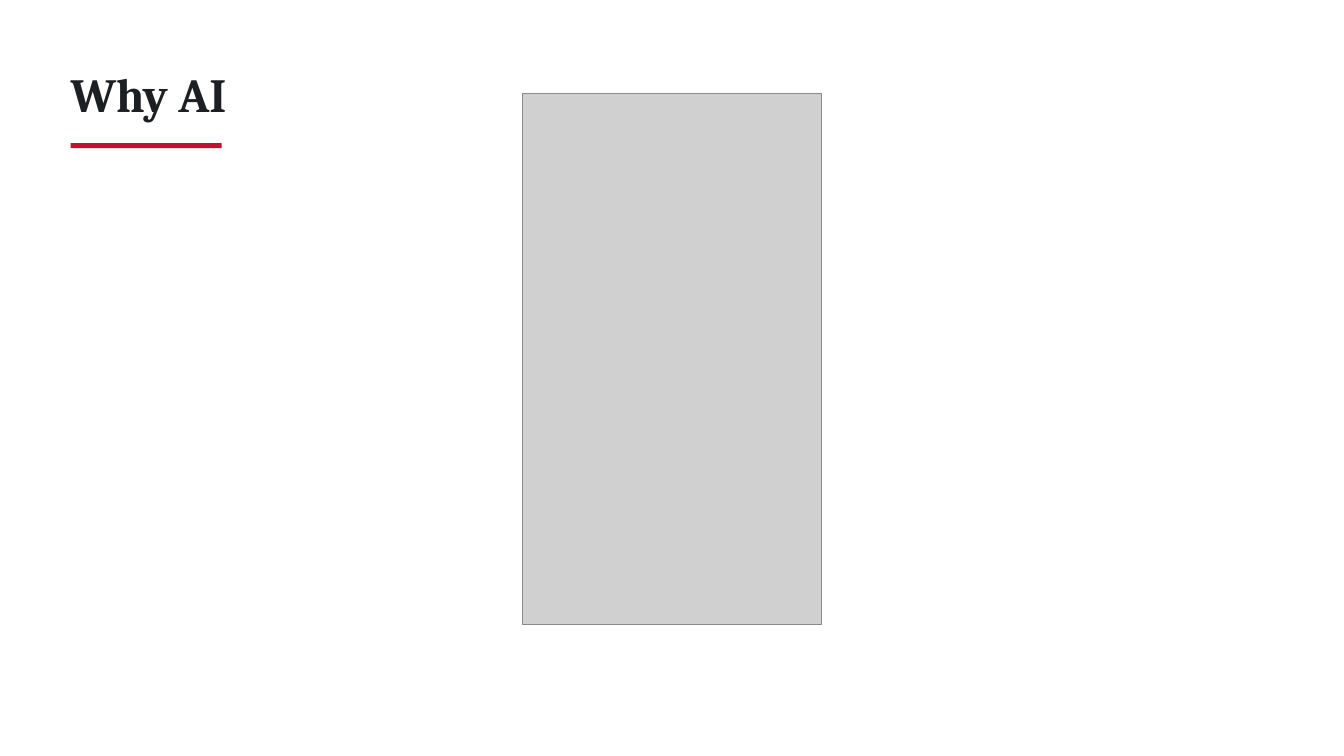
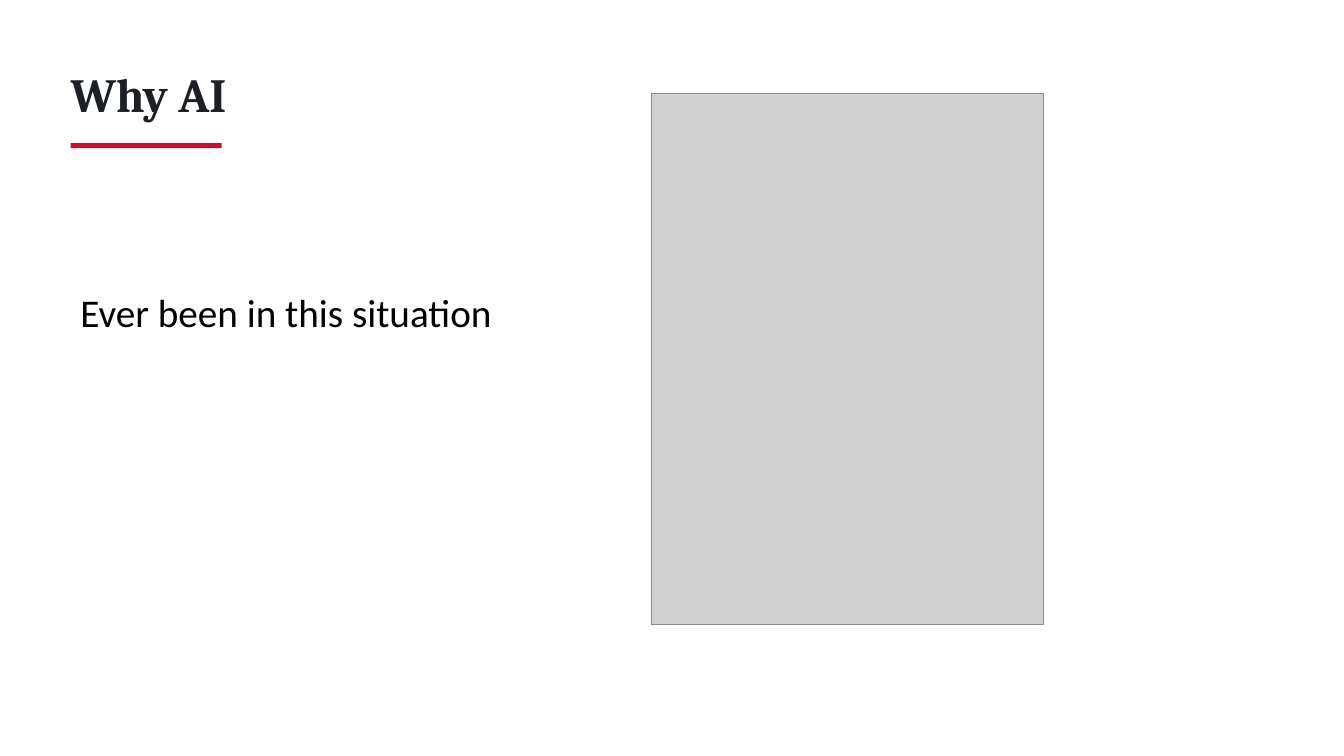
Before and after one commit to dineshkwadhwani/thecoachdinesh, a slide deck: slide 2 of courses/ai/workshop/03_Facilitator/PPT1_Workshop_Slides.pptx (slide 5 before the commit). Drawn at 1344x756 pixels with LibreOffice and Linux fonts; fonts in the diff are those of the drawing; grey boxes stand for pictures. Boxes give left, top, right and bottom in pixels: in the first picture for what was removed or moved away, otherwise in the second. Text is boxed around its words. In the diff, an @@ line names an element or a change of style, - is before the commit and + after.

```diff
--- a/courses/ai/workshop/03_Facilitator/PPT1_Workshop_Slides.pptx
+++ b/courses/ai/workshop/03_Facilitator/PPT1_Workshop_Slides.pptx
@@ picture: place and size @@
-picture at (522,94,821,625)
+picture at (651,94,1044,625)
@@ text added at (80,299,491,328), 28 pt, text #000000 @@
+Ever been in this situation
```
Also in this commit, not shown: 2 other slides changed.
